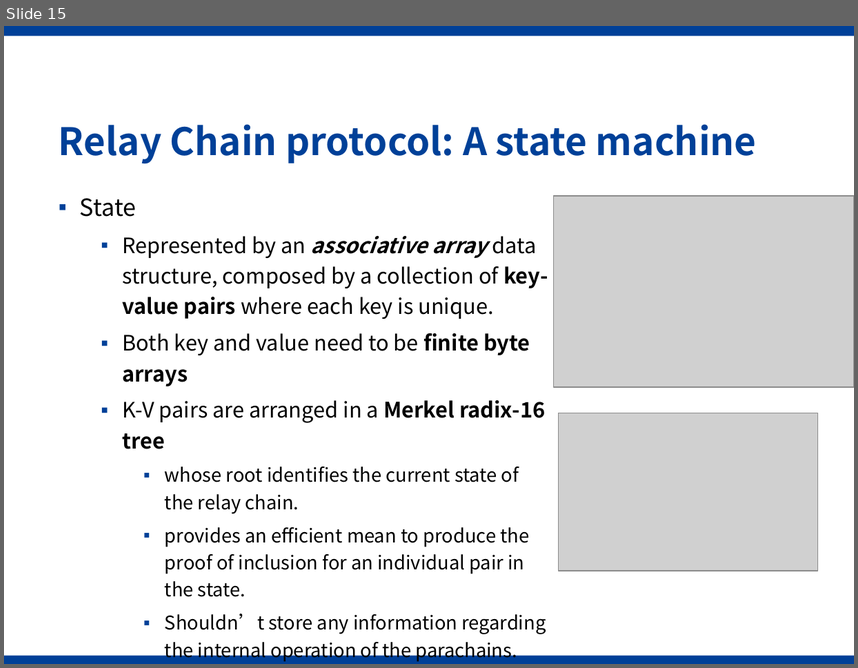
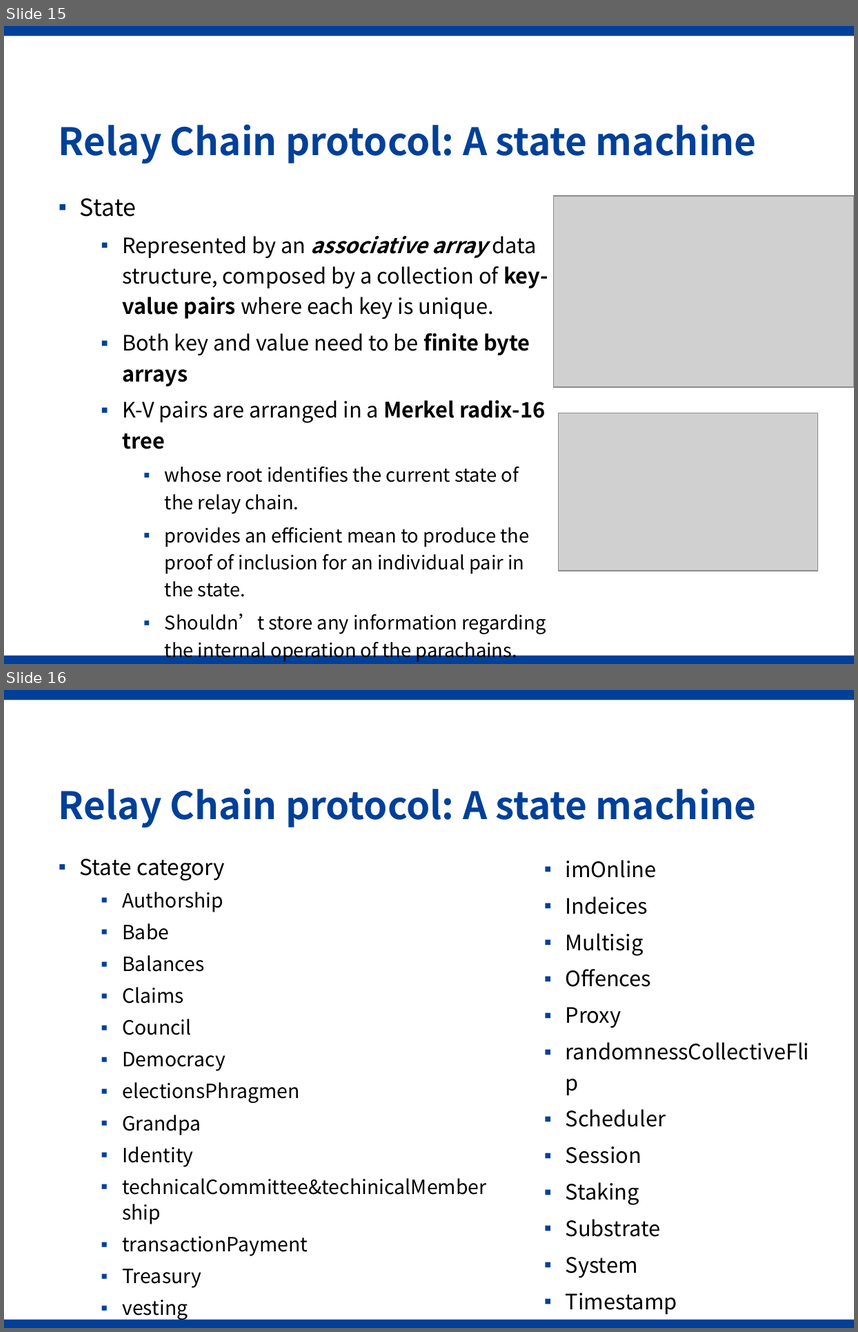
Before and after one commit to Voidkai/Polkadot, a slide deck: PPT/Polkadot-PPT.pptx. Shown one above the other, each under a label of ours: slide 15 before the commit, slides 15 and 16 after it. The pictures are 858x668 and 858x1332 pixels, drawn with LibreOffice and Linux fonts; fonts in the diff are those of the drawing; grey boxes stand for pictures; background and template pictures are left out. Boxes give left, top, right and bottom in pixels: in the first picture for what was removed or moved away, otherwise in the second. Text is boxed around its words. In the diff, an @@ line names an element or a change of style, - is before the commit and + after.

```diff
--- a/PPT/Polkadot-PPT.pptx
+++ b/PPT/Polkadot-PPT.pptx
@@ slide 16 added at box(4, 690, 854, 1328), background #FFFFFF; not listed: 2 template elements that a slide beside it also shows @@
@@ title added at box(59, 788, 757, 828), 32 pt, text #004098, bold @@
+Relay Chain protocol: A state machine
@@ text added at box(80, 858, 486, 1320), 16.6 pt, text #000000 @@
+▪ State category
+  ▪ Authorship
+  ▪ Babe
+  ▪ Balances
+  ▪ Claims
+  ▪ Council
+  ▪ Democracy
+  ▪ electionsPhragmen
+  ▪ Grandpa
+  ▪ Identity
+  ▪ technicalCommittee&techinicalMembership
+  ▪ transactionPayment
+  ▪ Treasury
+  ▪ vesting
@@ text added at box(566, 860, 677, 1314), 18 pt, text #000000 @@
+  ▪ imOnline
+  ▪ Indeices
+  ▪ Multisig
+  ▪ Offences
+  ▪ Proxy
+  ▪ randomnessCollectiveFlip
+  ▪ Scheduler
+  ▪ Session
+  ▪ Staking
+  ▪ Substrate
+  ▪ System
+  ▪ Timestamp
```
